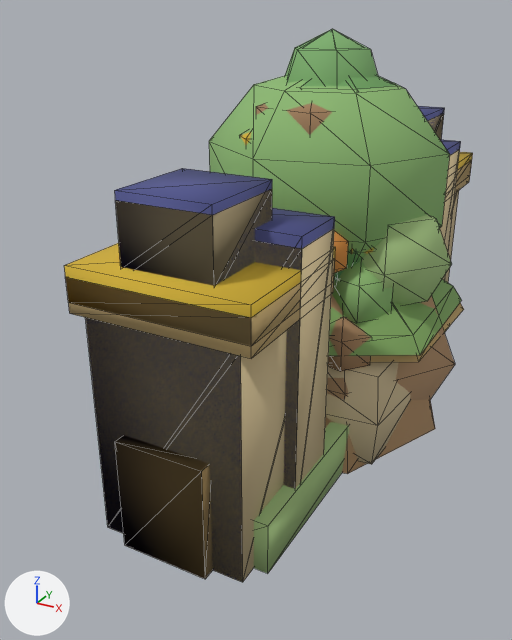
An edit to the glTF model public/models/props/props.glb, drawn before and after from the same camera.
Both versions are drawn from a 50 mm lens placed at (0.277, -0.647, 0.403), pointed at (-0.051, -0.052, 0.105). Lighting does not change. The marker at lower left points along +X, +Y and +Z. The picture after the commit comes second. Mesh edges are drawn as thin lines. Vertices at exactly the same position are counted once.

Names of what the first picture shows: 'cave-mouth', 'dome', 'hill', 'lanka-wall', 'mango-tree', 'panchavati-hut', 'rampart', 'rice-stripes', 'sal-tree' and 2 more.
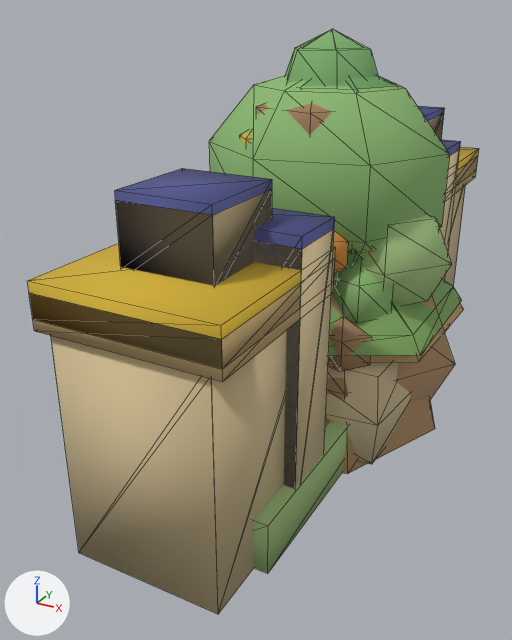
The change in detail:
me_lanka_wall is used by ob_lanka_wall; location (0.0, 0.0, 0.0).
Before the commit, vertices of me_lanka_wall: 0 (-0.066, -0.286, 0.0) at pixel (107, 527), 1 (-0.066, -0.286, 0.205), 4 (0.066, -0.286, 0.0) at pixel (242, 582), 5 (0.066, -0.286, 0.205), 8 (-0.077, -0.29, 0.205) at pixel (68, 302).
Before the commit, vertices of me_lanka_wall: 9 (-0.077, -0.29, 0.234) at pixel (64, 265), 12 (0.077, -0.29, 0.205) at pixel (251, 346), 13 (0.077, -0.29, 0.234) at pixel (251, 304).
Before the commit, vertices of me_lanka_wall: 34 (-0.066, 0.286, 0.0), 35 (-0.066, 0.286, 0.205), 38 (0.066, 0.286, 0.0), 39 (0.066, 0.286, 0.205), 42 (-0.077, 0.29, 0.205).
Before the commit, vertices of me_lanka_wall: 43 (-0.077, 0.29, 0.234), 46 (0.077, 0.29, 0.205) at pixel (470, 175), 47 (0.077, 0.29, 0.234) at pixel (472, 152).
me_lanka_wall had 72 vertices, 108 faces and spanned x -0.077..0.077, y -0.296..0.29, z 0.0..0.289.
me_lanka_wall now has 72 vertices, 108 faces and spans x -0.077..0.077, y -0.326..0.326, z 0.0..0.289.
Part 1, on me_lanka_wall:
Vertices 0, 1, 4, 5, 8, 9, 12, 13 of me_lanka_wall move by (0.0, -0.036, 0.0).
Part 2, on me_lanka_wall:
Vertices 34, 35, 38, 39, 42, 43, 46, 47 of me_lanka_wall move by (0.0, 0.036, 0.0).
me_lanka_wall part 3: 20 faces centred in x -0.077..0.077, y -0.29..0.29, z 0.205..0.234 are repainted in the vertex colours; the middle colour goes from yellow #ebc53c to yellow #ecc63c.
me_lanka_wall part 4: 15 faces centred in x -0.066..0.066, y -0.286..0.286, z 0.0..0.205 are repainted in the vertex colours; the middle colour goes from blue #52568e to blue #51568e.
me_rampart is used by ob_rampart; location (0.0, 0.0, 0.0).
Before the commit, vertices of me_rampart: 0 (-0.066, -0.286, 0.0) at pixel (107, 527), 1 (-0.066, -0.286, 0.197), 4 (0.066, -0.286, 0.0) at pixel (242, 582), 5 (0.066, -0.286, 0.197), 8 (-0.077, -0.29, 0.197) at pixel (69, 313).
Before the commit, vertices of me_rampart: 9 (-0.077, -0.29, 0.225) at pixel (65, 276), 12 (0.077, -0.29, 0.197) at pixel (251, 358), 13 (0.077, -0.29, 0.225) at pixel (251, 317).
Before the commit, vertices of me_rampart: 34 (-0.066, 0.286, 0.0), 35 (-0.066, 0.286, 0.197), 38 (0.066, 0.286, 0.0), 39 (0.066, 0.286, 0.197), 42 (-0.077, 0.29, 0.197).
Before the commit, vertices of me_rampart: 43 (-0.077, 0.29, 0.225), 46 (0.077, 0.29, 0.197) at pixel (469, 181), 47 (0.077, 0.29, 0.225) at pixel (471, 159).
me_rampart had 72 vertices, 108 faces and spanned x -0.077..0.077, y -0.296..0.29, z 0.0..0.282.
me_rampart now has 72 vertices, 108 faces and spans x -0.077..0.077, y -0.326..0.326, z 0.0..0.282.
Part 5, on me_rampart:
Vertices 0, 1, 4, 5, 8, 9, 12, 13 of me_rampart move by (0.0, -0.036, 0.0).
Part 6, on me_rampart:
Vertices 34, 35, 38, 39, 42, 43, 46, 47 of me_rampart move by (0.0, 0.036, 0.0).

Changed parts and their boxes (x1, y1, x2, y2) in the pictures (512 x 640 px; the box of a moved part takes in the faces that stretch with it):
'rampart', reshaped (10% wider, 7% taller): before (68, 114, 471, 582); after (33, 114, 477, 614)
'lanka-wall', reshaped (10% wider, 7% taller): before (64, 106, 473, 582); after (27, 106, 479, 614)
part 1 of me_lanka_wall, moved or reshaped: before (64, 243, 336, 582); after (27, 243, 336, 614)
part 2 of me_lanka_wall, moved or reshaped: before (456, 152, 473, 186); after (456, 147, 479, 186)
part 3 of me_lanka_wall, edited (looks the same): (64, 152, 473, 338) in both
part 4 of me_lanka_wall, recoloured: before (85, 317, 243, 582); after (80, 553, 217, 614)
part 5 of me_rampart, moved or reshaped: before (68, 288, 301, 582); after (33, 285, 301, 614)
part 6 of me_rampart, moved or reshaped: before (445, 161, 471, 282); after (445, 156, 477, 286)
